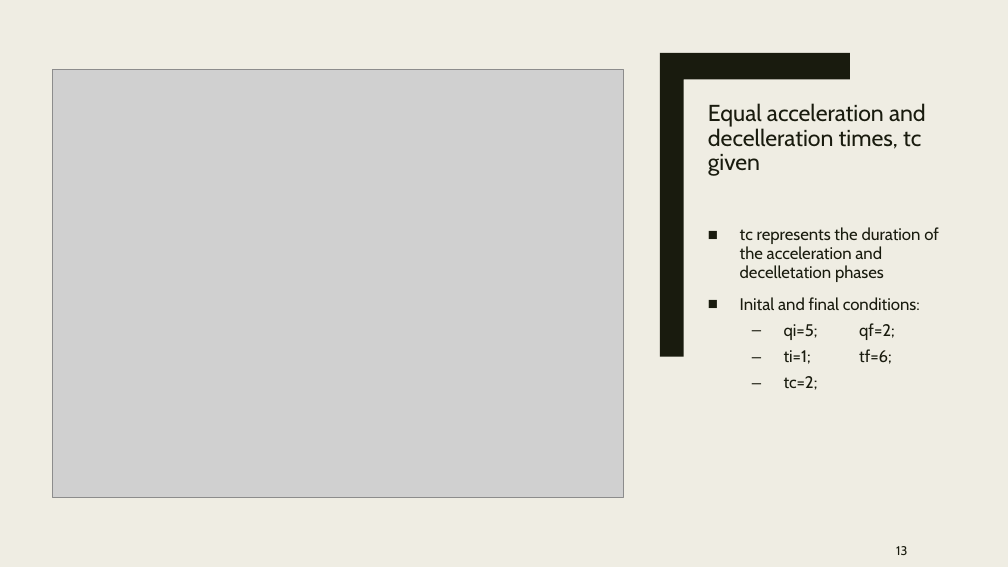
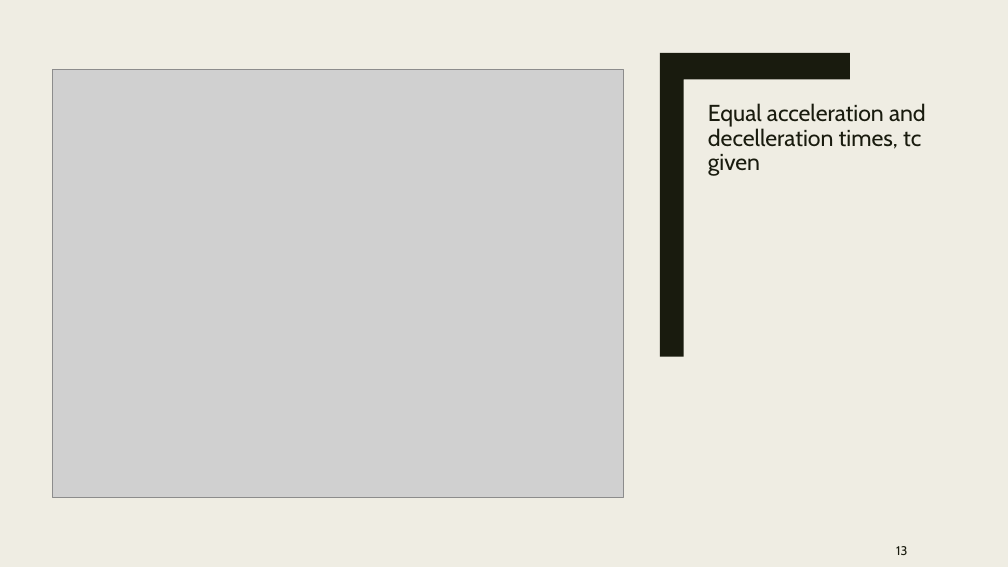
Before and after one commit to nicolamarchiotto/Robotics-Vision-and-Control, a slide deck: slide 13 of Homeworks/RVC_presentation.pptx. Drawn at 1008x567 pixels with LibreOffice and Linux fonts; fonts in the diff are those of the drawing; grey boxes stand for pictures. Boxes give left, top, right and bottom in pixels: in the first picture for what was removed or moved away, otherwise in the second. Text is boxed around its words. In the diff, an @@ line names an element or a change of style, - is before the commit and + after.

```diff
--- a/Homeworks/RVC_presentation.pptx
+++ b/Homeworks/RVC_presentation.pptx
@@ text removed at (x1=740, y1=227, x2=939, y2=390) @@
-■ tc represents the duration of the acceleration and decelletation phases
-■ Inital and final conditions:
-  – qi=5; qf=2;
-  – ti=1; tf=6;
-  – tc=2;
```
Also in this commit, not shown: 11 other slides changed, 2 slides added, 2 slides removed, 47 other files.
